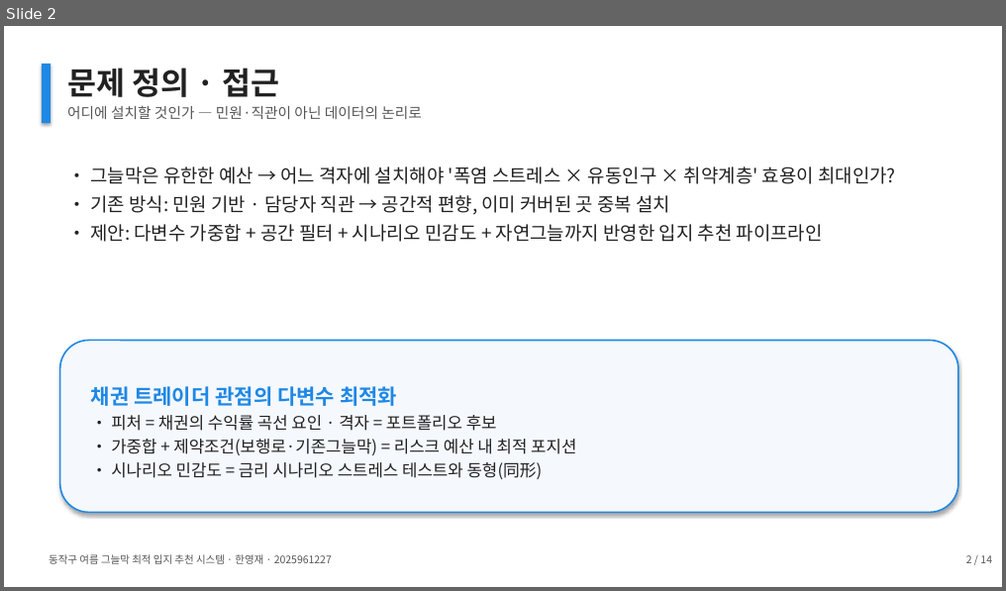
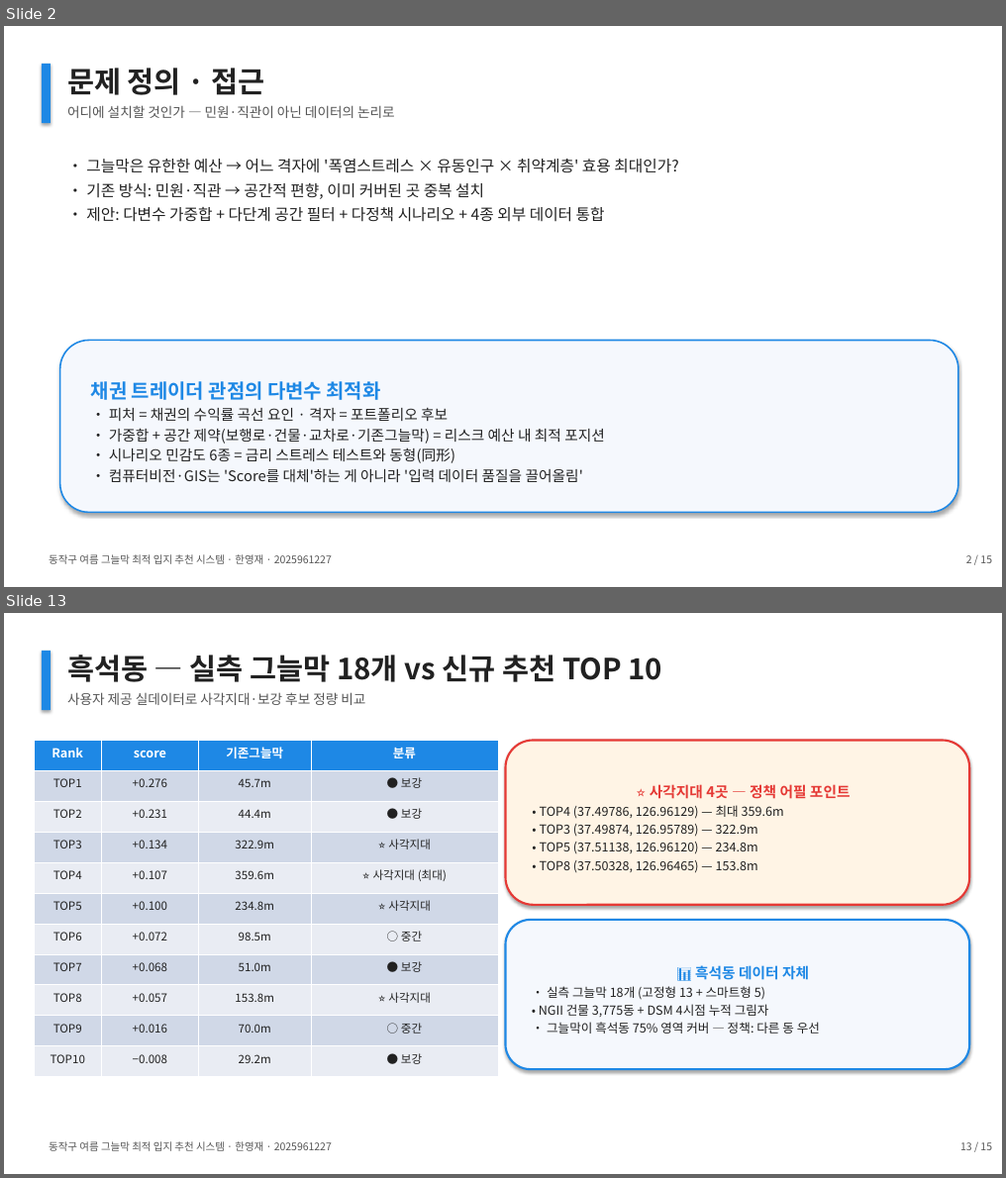
Before and after one commit to thgtot92/project_1, a slide deck: presentation/동작구_그늘막_최종발표.pptx. Shown one above the other, each under a label of ours: slide 2 before the commit, slides 2 and 13 after it; the slides between them are not shown. The pictures are 1006x591 and 1006x1178 pixels, drawn with LibreOffice and Linux fonts; fonts in the diff are those of the drawing. Boxes give left, top, right and bottom in pixels: in the first picture for what was removed or moved away, otherwise in the second. Text is boxed around its words. In the diff, an @@ line names an element or a change of style, - is before the commit and + after.

```diff
--- a/presentation/동작구_그늘막_최종발표.pptx
+++ b/presentation/동작구_그늘막_최종발표.pptx
@@ slide 13 added at (x1=4, y1=613, x2=1002, y2=1174), background #FFFFFF @@
@@ rectangle added at (x1=42, y1=651, x2=51, y2=710), fill #1E88E5 @@
@@ text added at (x1=67, y1=655, x2=662, y2=682), 28 pt, text #212121, bold @@
+흑석동 — 실측 그늘막 18개 vs 신규 추천 TOP 10
@@ text added at (x1=67, y1=692, x2=365, y2=705), 13 pt, text #555555 @@
+사용자 제공 실데이터로 사각지대·보강 후보 정량 비교
@@ table added at (x1=34, y1=741, x2=498, y2=1077), 11 rows, 4 columns @@
+Rank | score | 기존그늘막 | 분류
+TOP1 | +0.276 | 45.7m | ● 보강
+TOP2 | +0.231 | 44.4m | ● 보강
+TOP3 | +0.134 | 322.9m | ⭐ 사각지대
+TOP4 | +0.107 | 359.6m | ⭐ 사각지대 (최대)
+TOP5 | +0.100 | 234.8m | ⭐ 사각지대
+TOP6 | +0.072 | 98.5m | ○ 중간
+TOP7 | +0.068 | 51.0m | ● 보강
+TOP8 | +0.057 | 153.8m | ⭐ 사각지대
+TOP9 | +0.016 | 70.0m | ○ 중간
+TOP10 | −0.008 | 29.2m | ● 보강
@@ rounded rectangle added at (x1=506, y1=741, x2=969, y2=905), fill #FFF4E5, outline #E53935 2 pt, 12 pt, text #212121 @@
+⭐ 사각지대 4곳 — 정책 어필 포인트
+• TOP4 (37.49786, 126.96129) — 최대 359.6m
+• TOP3 (37.49874, 126.95789) — 322.9m
+• TOP5 (37.51138, 126.96120) — 234.8m
+• TOP8 (37.50328, 126.96465) — 153.8m
@@ rounded rectangle added at (x1=506, y1=920, x2=969, y2=1069), fill #F5F8FD, outline #1E88E5 2 pt, 12 pt, text #212121 @@
+📊 흑석동 데이터 자체
+• 실측 그늘막 18개 (고정형 13 + 스마트형 5)
+• NGII 건물 3,775동 + DSM 4시점 누적 그림자
+• 그늘막이 흑석동 75% 영역 커버 — 정책: 다른 동 우선
@@ text added at (x1=49, y1=1142, x2=332, y2=1152), 10 pt, text #555555 @@
+동작구 여름 그늘막 최적 입지 추천 시스템 · 한영재 · 2025961227
@@ text added at (x1=960, y1=1143, x2=992, y2=1151), 10 pt, text #555555 @@
+13 / 15
@@ slide 2 changed as well @@
@@ text "문제 정의 · 접근" at (x1=67, y1=68, x2=265, y2=95): size 30 to 28 pt @@
@@ text "어디에 설치할 것인가 — 민원·직관이 ..." at (x1=67, y1=105, x2=395, y2=118): size 14 to 13 pt @@
@@ text at (x1=86, y1=159, x2=678, y2=222): text changed; size 18 to 15 pt @@
-• 그늘막은 유한한 예산 → 어느 격자에 설치해야 '폭염 스트레스 × 유동인구 × 취약계층' 효용이 최대인가?
-• 기존 방식: 민원 기반 · 담당자 직관 → 공간적 편향, 이미 커버된 곳 중복 설치
-• 제안: 다변수 가중합 + 공간 필터 + 시나리오 민감도 + 자연그늘까지 반영한 입지 추천 파이프라인
+• 그늘막은 유한한 예산 → 어느 격자에 '폭염스트레스 × 유동인구 × 취약계층' 효용 최대인가?
+• 기존 방식: 민원·직관 → 공간적 편향, 이미 커버된 곳 중복 설치
+• 제안: 다변수 가중합 + 다단계 공간 필터 + 다정책 시나리오 + 4종 외부 데이터 통합
@@ text in rounded rectangle at (x1=91, y1=381, x2=448, y2=421): size 20 to 19 pt in "채권 트레이더 관점의 다변수 최적화"; size 16 to 14 pt in "• 피처 = 채권의 수익률 곡선 요인 ..."; less space between paragraphs @@
@@ text in rounded rectangle at (x1=109, y1=428, x2=605, y2=482): text changed; size 16 to 14 pt @@
-• 가중합 + 제약조건(보행로·기존그늘막) = 리스크 예산 내 최적 포지션
-• 시나리오 민감도 = 금리 시나리오 스트레스 테스트와 동형(同形)
+• 가중합 + 공간 제약(보행로·건물·교차로·기존그늘막) = 리스크 예산 내 최적 포지션
+• 시나리오 민감도 6종 = 금리 스트레스 테스트와 동형(同形)
+• 컴퓨터비전·GIS는 'Score를 대체'하는 게 아니라 '입력 데이터 품질을 끌어올림'
@@ text at (x1=966, y1=556, x2=992, y2=564): text changed @@
-2 / 14
+2 / 15
```
Also in this commit, not shown: 11 other slides changed, 2 other slides added, 2 slides removed, 4 other files.
